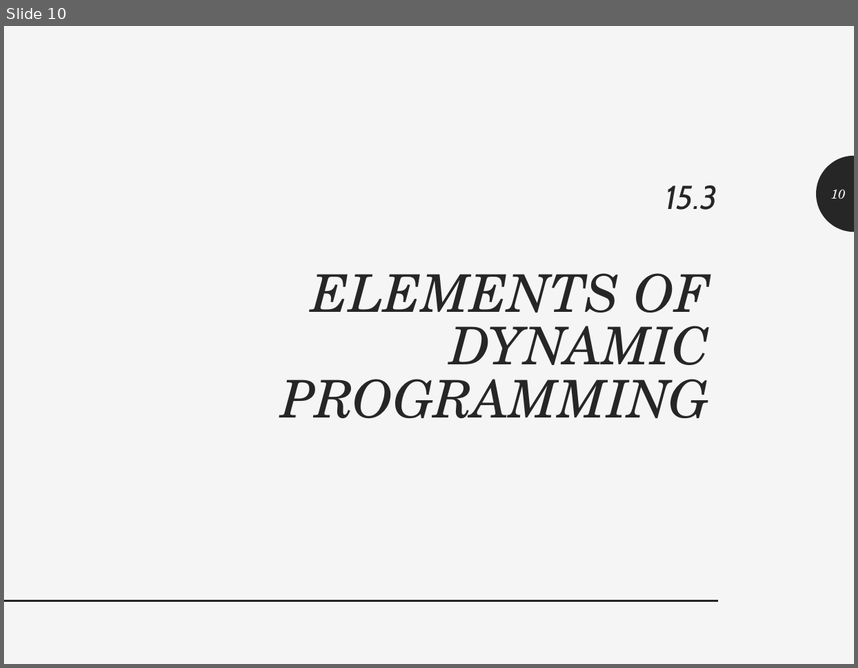
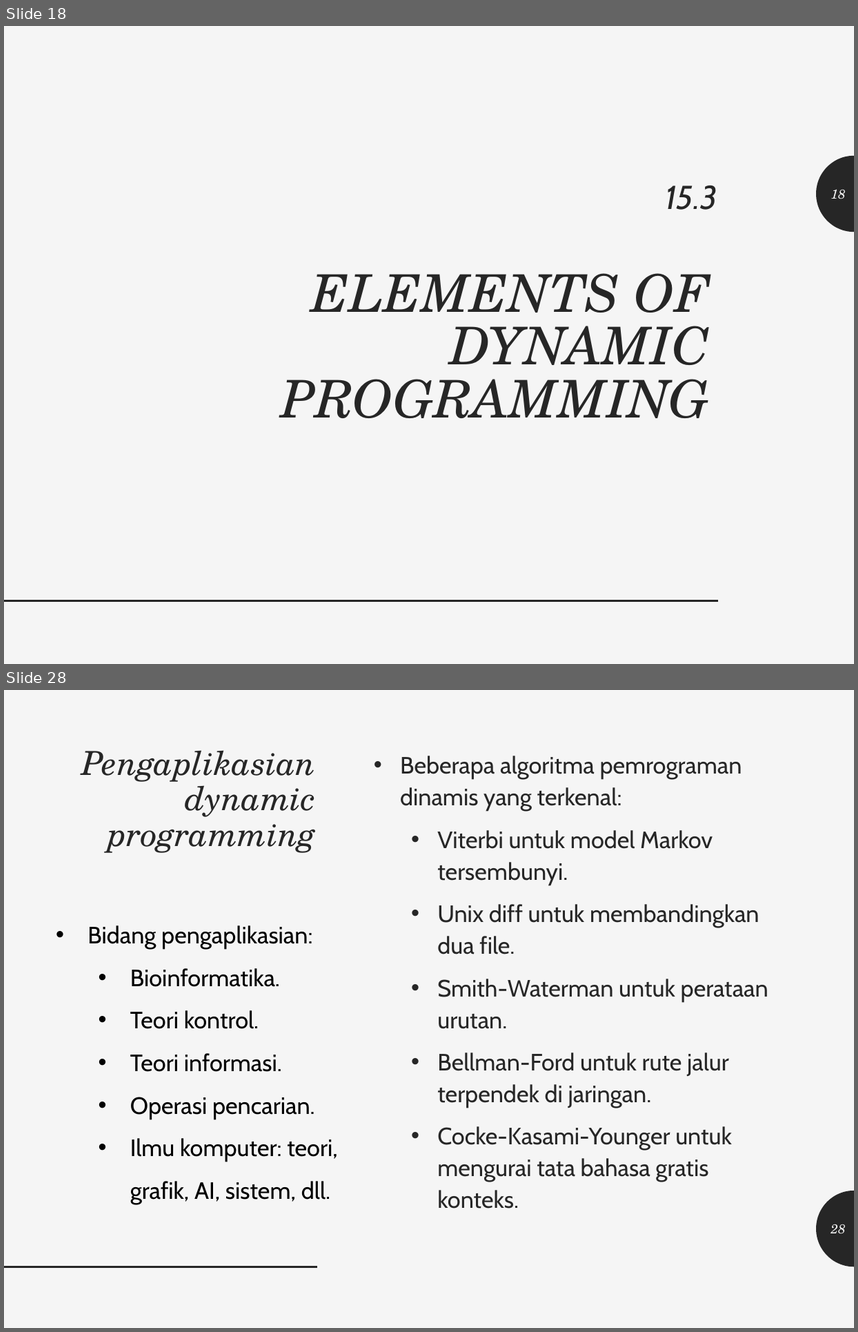
Before and after one commit to realicejoanne/analgo-01, a slide deck: Kelas - 5 (Presentasi UAS)/Analgo.pptx. Shown one above the other, each under a label of ours: slide 10 before the commit, slides 18 and 28 after it; the slides between them are not shown. The pictures are 858x668 and 858x1332 pixels, drawn with LibreOffice and Linux fonts; fonts in the diff are those of the drawing. Boxes give left, top, right and bottom in pixels: in the first picture for what was removed or moved away, otherwise in the second. Text is boxed around its words. In the diff, an @@ line names an element or a change of style, - is before the commit and + after.

```diff
--- a/Kelas - 5 (Presentasi UAS)/Analgo.pptx
+++ b/Kelas - 5 (Presentasi UAS)/Analgo.pptx
@@ slide 28 added at (4,690,854,1328), background #F5F5F5 @@
@@ title added at (82,750,317,853), 28 pt, text #262626, italic @@
+Pengaplikasian dynamic programming
@@ text added at (400,756,769,1208), 20 pt, text #262626 @@
+• Beberapa algoritma pemrograman dinamis yang terkenal:
+  • Viterbi untuk model Markov tersembunyi.
+  • Unix diff untuk membandingkan dua file.
+  • Smith-Waterman untuk perataan urutan.
+  • Bellman-Ford untuk rute jalur terpendek di jaringan.
+  • Cocke-Kasami-Younger untuk mengurai tata bahasa gratis konteks.
@@ text added at (87,925,337,1204), 20 pt, text #000000 @@
+• Bidang pengaplikasian:
+  • Bioinformatika.
+  • Teori kontrol.
+  • Teori informasi.
+  • Operasi pencarian.
+  • Ilmu komputer: teori, grafik, AI, sistem, dll.
@@ freeform shape added at (816,1190,854,1266), fill #262626 @@
@@ page number added at (831,1223,846,1234), 11 pt, text #F5F5F5, italic @@
+28
@@ line added from (4, 1266) to (318, 1266), #262626 2 pt @@
@@ what was slide 10 is now slide 18 @@
@@ page number at (831,189,846,199): text changed @@
-10
+18
```
Also in this commit, not shown: 1 slide changed, 19 other slides added, 4 other files.
